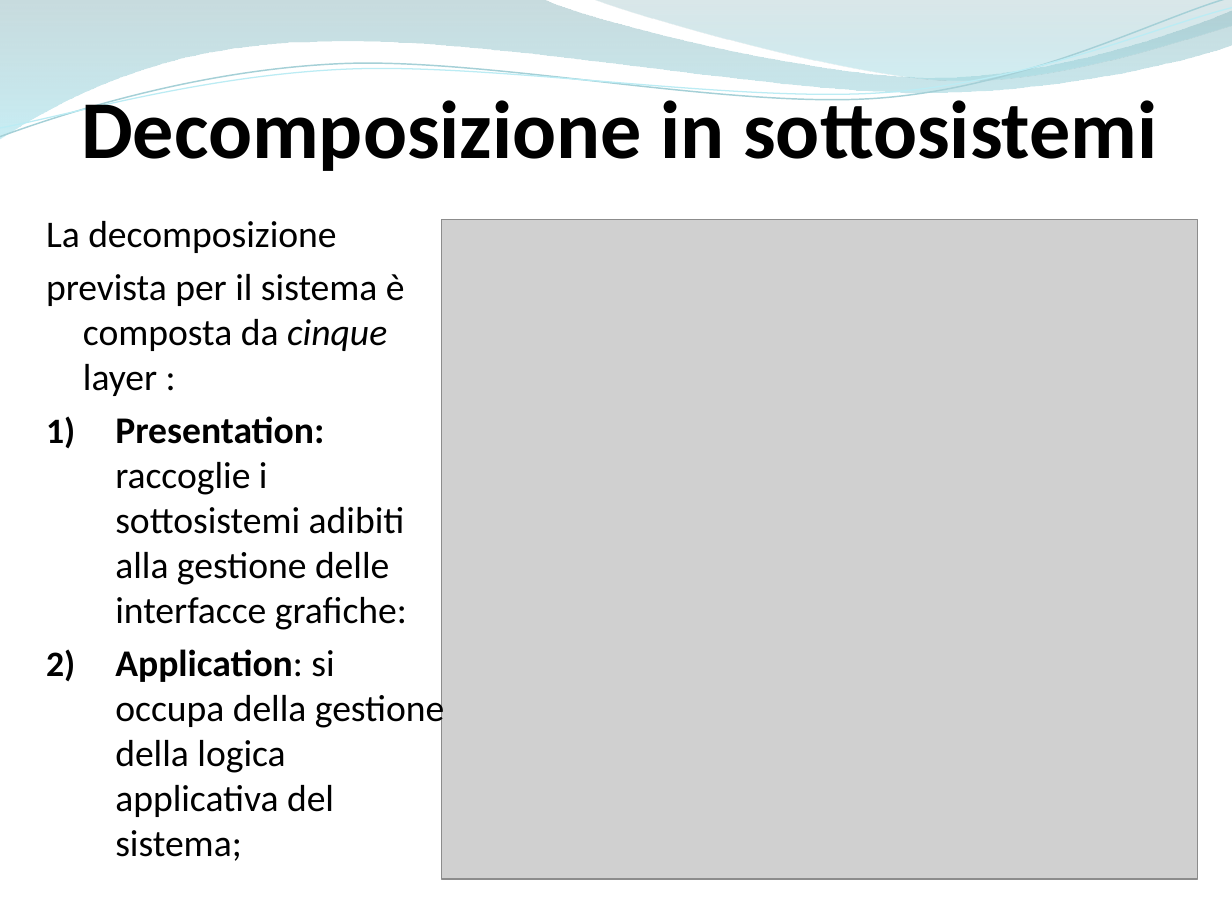
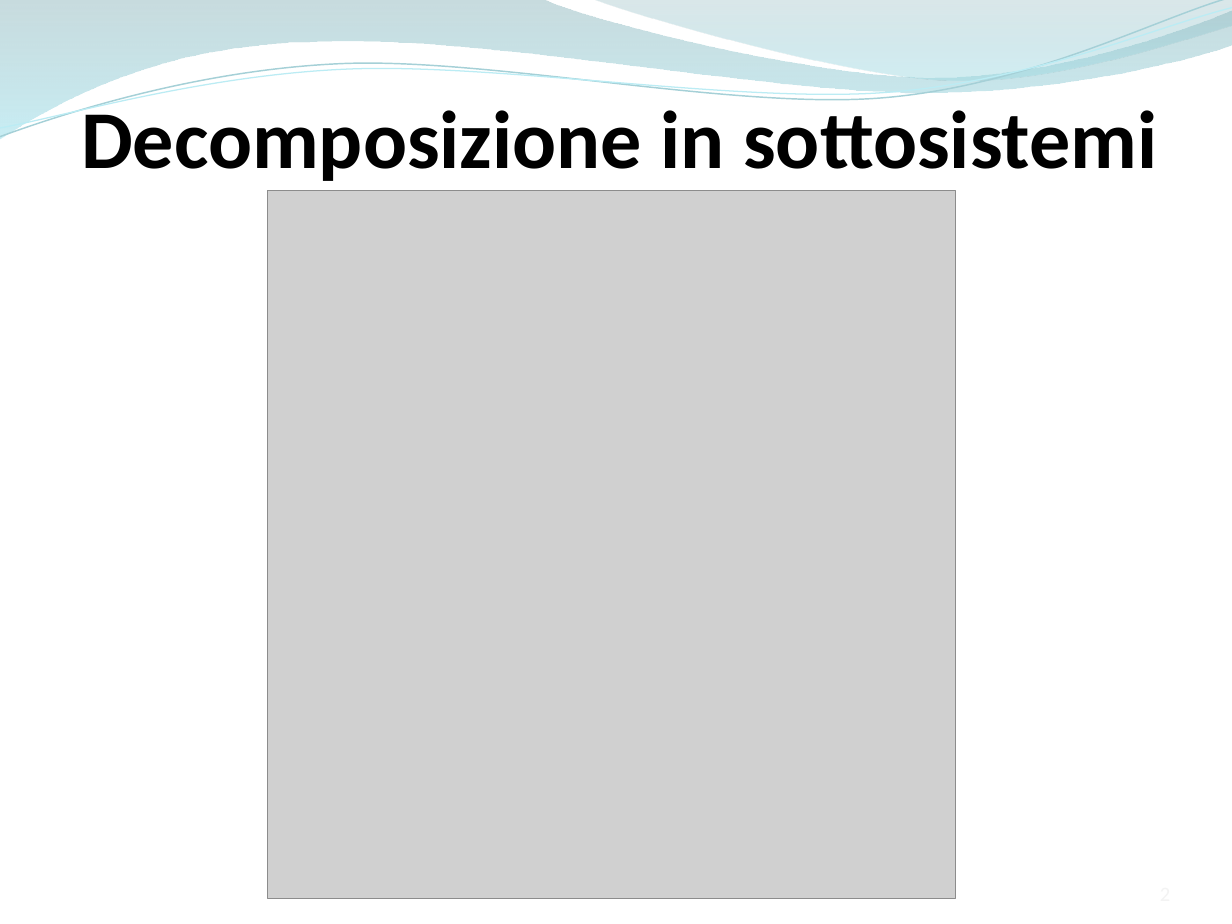
Before and after one commit to ammirate/at-silo, a slide deck: slide 2 of Presentazione/Atsilo2/Ferrara/Ferrara_M_PresentazioneFinale.pptx. Drawn at 1232x924 pixels with LibreOffice and Linux fonts; fonts in the diff are those of the drawing; grey boxes stand for pictures. Boxes give left, top, right and bottom in pixels: in the first picture for what was removed or moved away, otherwise in the second. Text is boxed around its words. In the diff, an @@ line names an element or a change of style, - is before the commit and + after.

```diff
--- a/Presentazione/Atsilo2/Ferrara/Ferrara_M_PresentazioneFinale.pptx
+++ b/Presentazione/Atsilo2/Ferrara/Ferrara_M_PresentazioneFinale.pptx
@@ text "Decomposizione in sottosistemi": place and size @@
-text "Decomposizione in sottosistemi" at [81, 90, 1157, 171]
+text "Decomposizione in sottosistemi" at [81, 100, 1157, 181]
@@ picture: place and size @@
-picture at [441, 219, 1198, 878]
+picture at [267, 191, 955, 899]
@@ text removed at [46, 221, 444, 861] @@
-La decomposizione
-prevista per il sistema è composta da cinque layer :
-1) Presentation: raccoglie i sottosistemi adibiti alla gestione delle interfacce grafiche:
-2) Application: si occupa della gestione della logica applicativa del sistema;
```
Also in this commit, not shown: 12 other slides changed, 5 slides added, 3 slides removed.
